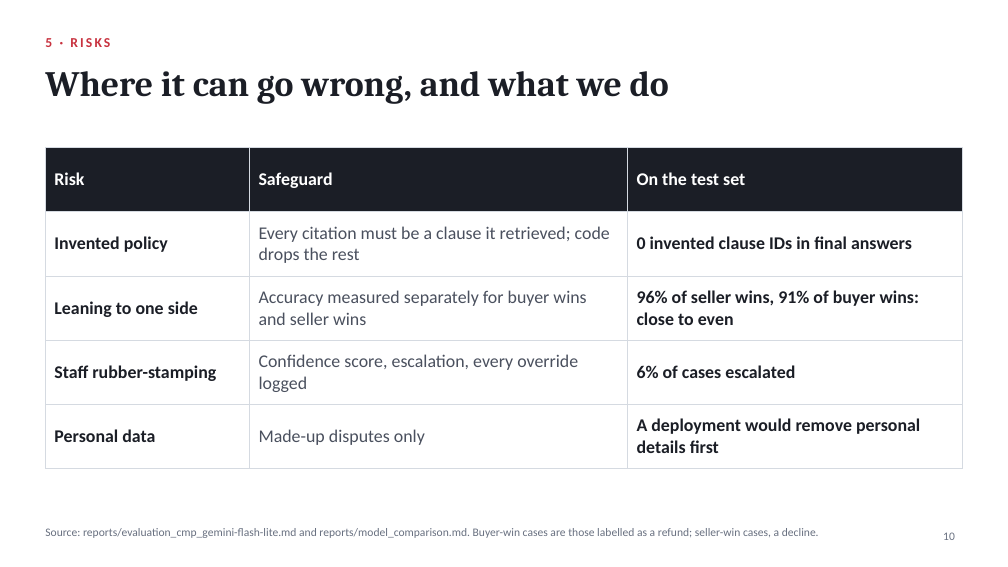
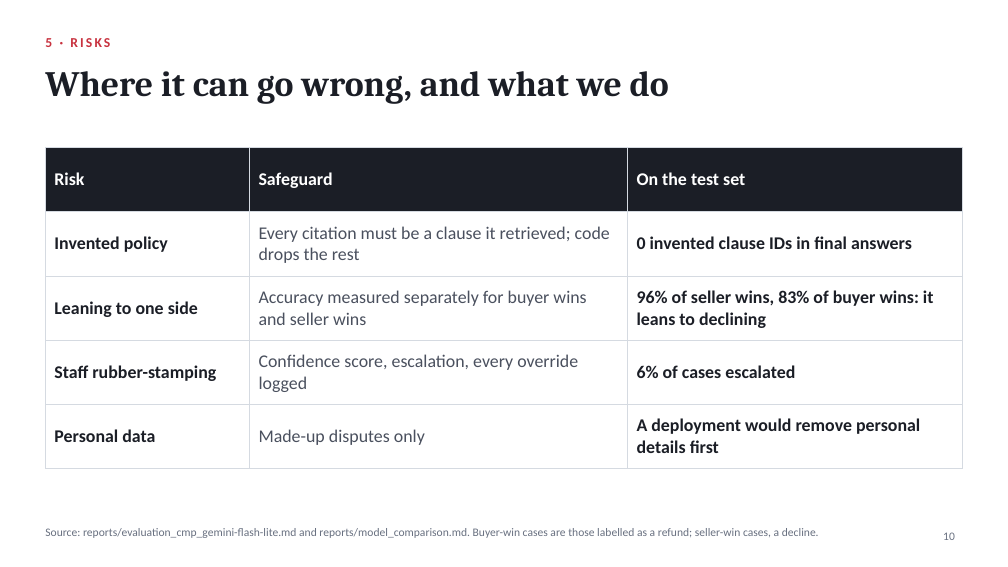
Before and after one commit to J0knee10/carousell-dispute-agent-bc3415, a slide deck: slide 10 of presentation/Carousell_Dispute_Agent_Slides.pptx. Drawn at 1008x567 pixels with LibreOffice and Linux fonts; fonts in the diff are those of the drawing. Boxes give left, top, right and bottom in pixels: in the first picture for what was removed or moved away, otherwise in the second. Text is boxed around its words. In the diff, an @@ line names an element or a change of style, - is before the commit and + after.

```diff
--- a/presentation/Carousell_Dispute_Agent_Slides.pptx
+++ b/presentation/Carousell_Dispute_Agent_Slides.pptx
@@ table at (x1=45, y1=147, x2=963, y2=457) @@
-row 3, column 3: 96% of seller wins, 91% of buyer wins: close to even
+row 3, column 3: 96% of seller wins, 83% of buyer wins: it leans to declining
```
Also in this commit, not shown: 2 other slides changed, 2 other files.
